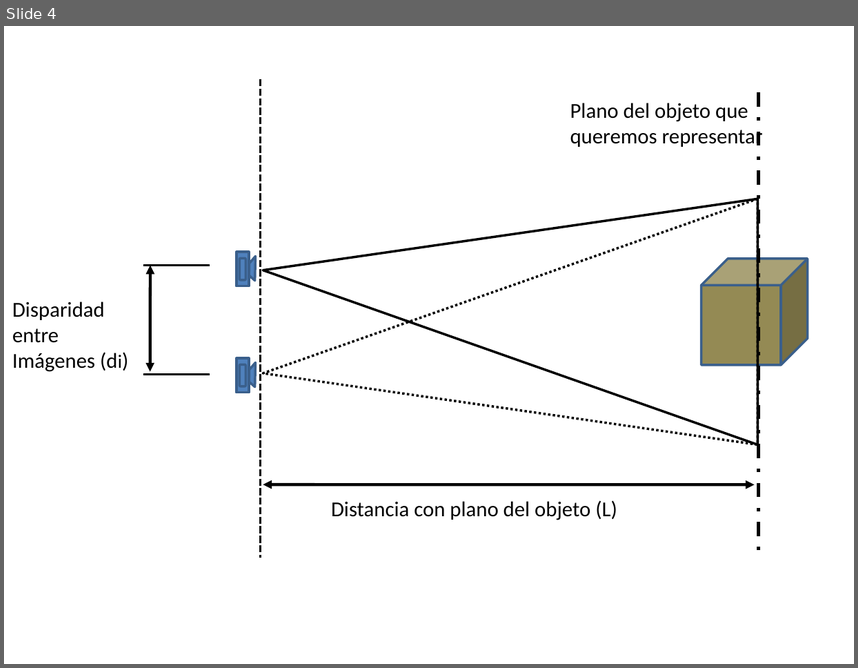
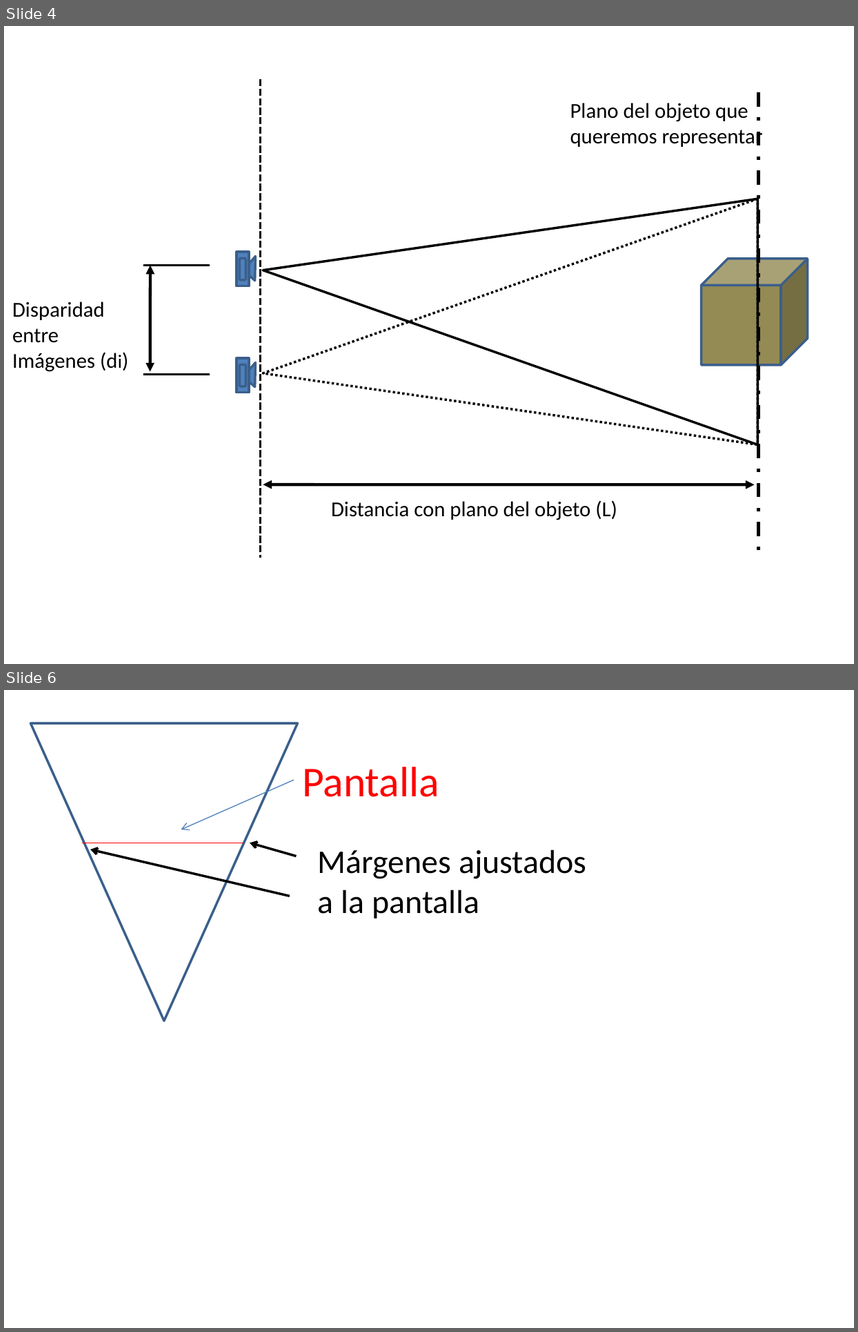
Before and after one commit to argosen/Memoria-proyecto, a slide deck: Imagenes/imagenesGeneradas.pptx. Shown one above the other, each under a label of ours: slide 4 before the commit, slides 4 and 6 after it; the slides between them are not shown. The pictures are 858x668 and 858x1332 pixels, drawn with LibreOffice and Linux fonts; fonts in the diff are those of the drawing. Boxes give left, top, right and bottom in pixels: in the first picture for what was removed or moved away, otherwise in the second. Text is boxed around its words. In the diff, an @@ line names an element or a change of style, - is before the commit and + after.

```diff
--- a/Imagenes/imagenesGeneradas.pptx
+++ b/Imagenes/imagenesGeneradas.pptx
@@ slide 6 added at [4, 690, 854, 1328], background #FFFFFF @@
@@ triangle added at [30, 723, 297, 1021], outline #3A5F8C 2 pt @@
@@ text added at [302, 767, 439, 797], 36 pt, text #FF0000 @@
+Pantalla
@@ arrow added from (294, 780) to (181, 829), #4B7EBC 0.75 pt @@
@@ line added from (82, 843) to (243, 843), #FF0000 0.75 pt @@
@@ arrow added from (290, 896) to (91, 849), #000000 2 pt @@
@@ arrow added from (297, 856) to (250, 843), #000000 2 pt @@
@@ text added at [318, 849, 586, 918], 28 pt, text #000000 @@
+Márgenes ajustados
+a la pantalla
```
Also in this commit, not shown: 2 other slides added, 1 slide removed, 8 other files.
